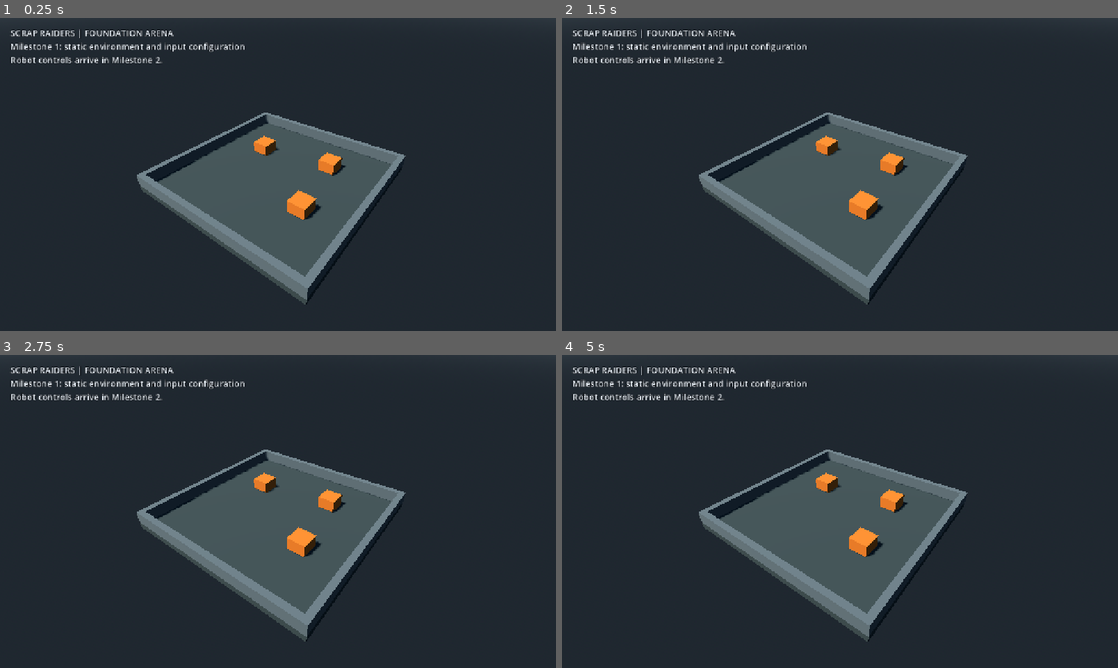
Above: before the commit, frames 1-4 (two rows, left to right).
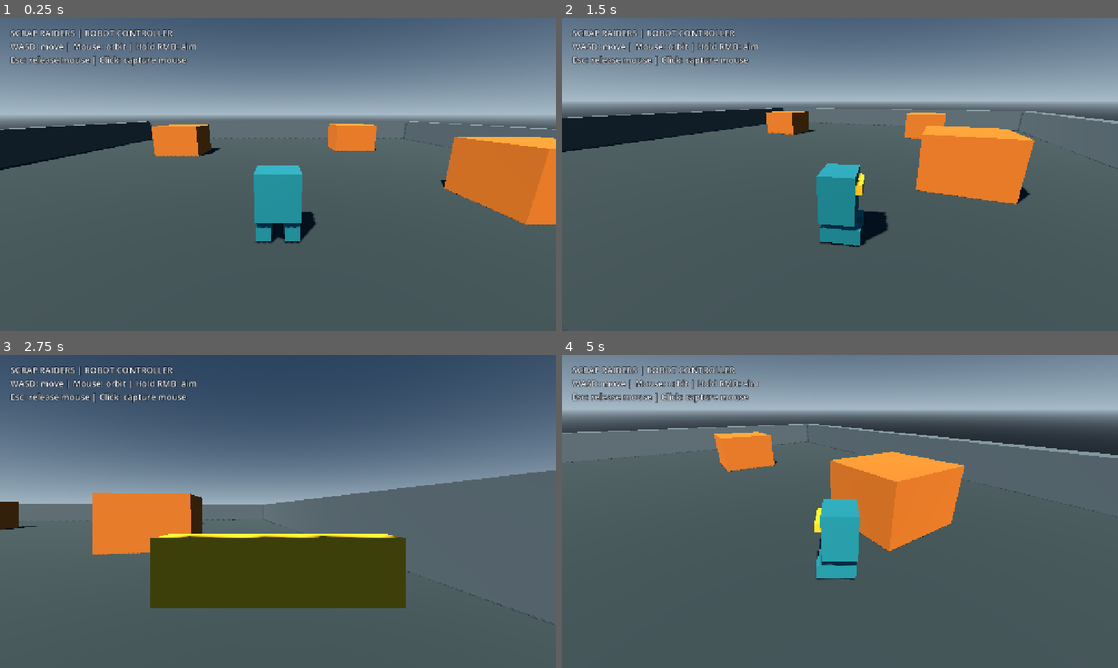
Above: after the commit, the same moments.

Repository: BadRobotXIII/scrap-raiders
Game: Godot game, scene res://scenes/levels/test_arena.tscn
The game is run twice, just before and just after one commit, with the same random seed, the same clock (stepped at 60 frames per second) and the same inputs.
Inputs (mouse positions are in pixels of both pictures, inside the frame that each line leads up to):
- Up to frame 1 (0.25 s): no input
- Up to frame 2 (1.5 s): tap Enter at 0.5 s; move the mouse to (962, 158) at 0.52 s; hold D (move_right) 0.53-1.28 s; hold Right mouse button (aim) 0.53-1.28 s; click (962, 158) at 0.67 s; move the mouse to (728, 190) at 1.27 s; hold S (move_backward) from 1.28 s (still down); right-click (728, 190) at 1.35 s; click (728, 190) at 1.42 s
- Up to frame 3 (2.75 s): move the mouse to (333, 442) at 2.02 s; release S (move_backward) at 2.03 s; hold D (move_right) from 2.03 s (still down); hold Right mouse button (aim) from 2.03 s (still down); click (333, 442) at 2.17 s
- Up to frame 4 (5 s): move the mouse to (812, 574) at 2.77 s; release D (move_right) at 2.78 s; release Right mouse button (aim) at 2.78 s; hold W (move_forward) 2.78-3.53 s; right-click (812, 574) at 2.85 s; click (812, 574) at 2.92 s; move the mouse to (1006, 558) at 3.52 s; hold Right mouse button (aim) 3.53-4.28 s; hold A (move_left) from 3.53 s (still down); click (1006, 558) at 3.67 s; tap Escape (pause) at 4.15 s; move the mouse to (673, 464) at 4.27 s; right-click (673, 464) at 4.35 s; click (673, 464) at 4.42 s

The runs differ from the first frame. In frame 1, 89% of the frame differs, in the area x 0-100%, y 0-100%; in frame 2, 89%; in frame 3, 96%; in frame 4, 92%.

Commit message:
Add robot movement and independent third-person camera

Diff:
--- a/scenes/levels/test_arena.tscn
+++ b/scenes/levels/test_arena.tscn
@@ -1,4 +1,6 @@
-[gd_scene load_steps=14 format=3]
+[gd_scene load_steps=15 format=3]
+
+[ext_resource type="PackedScene" path="res://scenes/player/robot.tscn" id="1_robot"]
 
 [sub_resource type="ProceduralSkyMaterial" id="SkyMaterial"]
 sky_top_color = Color(0.16, 0.25, 0.36, 1)
@@ -142,11 +144,8 @@
 [node name="Collision" type="CollisionShape3D" parent="Geometry/ObstacleC"]
 shape = SubResource("ObstacleShape")
 
-[node name="OverviewCamera" type="Camera3D" parent="."]
-position = Vector3(23, 27, 30)
-rotation_degrees = Vector3(-35.5, 37.5, 0)
-current = true
-fov = 60.0
+[node name="Robot" parent="." instance=ExtResource("1_robot")]
+position = Vector3(0, 0.1, 7)
 
 [node name="Overlay" type="CanvasLayer" parent="."]
 
@@ -156,7 +155,7 @@
 offset_right = 760.0
 offset_bottom = 110.0
 mouse_filter = 2
-text = "SCRAP RAIDERS | FOUNDATION ARENA
-Milestone 1: static environment and input configuration
-Robot controls arrive in Milestone 2."
+text = "SCRAP RAIDERS | ROBOT CONTROLLER
+WASD: move | Mouse: orbit | Hold RMB: aim
+Esc: release mouse | Click: capture mouse"
 label_settings = SubResource("OverlaySettings")
--- /dev/null
+++ b/scenes/player/robot.tscn
@@ -0,0 +1,81 @@
+[gd_scene load_steps=11 format=3]
+
+[ext_resource type="Script" path="res://scripts/player/robot_controller.gd" id="1"]
+[ext_resource type="Script" path="res://scripts/player/robot_input.gd" id="2"]
+[ext_resource type="Script" path="res://scripts/player/robot_camera.gd" id="3"]
+
+[sub_resource type="CapsuleShape3D" id="BodyShape"]
+radius = 0.55
+height = 1.8
+
+[sub_resource type="StandardMaterial3D" id="BodyMaterial"]
+albedo_color = Color(0.18, 0.65, 0.72, 1)
+metallic = 0.35
+roughness = 0.55
+
+[sub_resource type="BoxMesh" id="BodyMesh"]
+material = SubResource("BodyMaterial")
+size = Vector3(1.0, 1.1, 0.8)
+
+[sub_resource type="StandardMaterial3D" id="VisorMaterial"]
+albedo_color = Color(1, 0.8, 0.15, 1)
+
+[sub_resource type="BoxMesh" id="VisorMesh"]
+material = SubResource("VisorMaterial")
+size = Vector3(0.8, 0.22, 0.15)
+
+[sub_resource type="BoxMesh" id="FootMesh"]
+material = SubResource("BodyMaterial")
+size = Vector3(0.35, 0.35, 0.9)
+
+[sub_resource type="SphereShape3D" id="CameraShape"]
+radius = 0.22
+
+[node name="Robot" type="CharacterBody3D"]
+collision_layer = 2
+collision_mask = 1
+floor_snap_length = 0.25
+script = ExtResource("1")
+
+[node name="CollisionShape3D" type="CollisionShape3D" parent="."]
+position = Vector3(0, 0.9, 0)
+shape = SubResource("BodyShape")
+
+[node name="Input" type="Node" parent="."]
+script = ExtResource("2")
+
+[node name="Visuals" type="Node3D" parent="."]
+
+[node name="Body" type="MeshInstance3D" parent="Visuals"]
+position = Vector3(0, 1.05, 0)
+mesh = SubResource("BodyMesh")
+
+[node name="FrontVisor" type="MeshInstance3D" parent="Visuals"]
+position = Vector3(0, 1.3, -0.46)
+mesh = SubResource("VisorMesh")
+
+[node name="LeftFoot" type="MeshInstance3D" parent="Visuals"]
+position = Vector3(-0.32, 0.22, -0.08)
+mesh = SubResource("FootMesh")
+
+[node name="RightFoot" type="MeshInstance3D" parent="Visuals"]
+position = Vector3(0.32, 0.22, -0.08)
+mesh = SubResource("FootMesh")
+
+[node name="CameraRig" type="Node3D" parent="."]
+position = Vector3(0, 1.5, 0)
+script = ExtResource("3")
+
+[node name="Pitch" type="Node3D" parent="CameraRig"]
+rotation_degrees = Vector3(-15, 0, 0)
+
+[node name="SpringArm3D" type="SpringArm3D" parent="CameraRig/Pitch"]
+spring_length = 5.0
+margin = 0.15
+collision_mask = 1
+shape = SubResource("CameraShape")
+
+[node name="Camera3D" type="Camera3D" parent="CameraRig/Pitch/SpringArm3D"]
+current = true
+fov = 70.0
+near = 0.05
--- /dev/null
+++ b/scripts/player/robot_camera.gd
@@ -0,0 +1,34 @@
+class_name RobotCamera
+extends Node3D
+## Owns camera yaw/pitch; follows the body's translation through scene parenting.
+
+@export var mouse_sensitivity: float = 0.0025
+@export_range(-89.0, 0.0) var minimum_pitch_degrees: float = -60.0
+@export_range(0.0, 89.0) var maximum_pitch_degrees: float = 25.0
+
+@onready var pitch_pivot: Node3D = $Pitch
+@onready var spring_arm: SpringArm3D = $Pitch/SpringArm3D
+@onready var camera: Camera3D = $Pitch/SpringArm3D/Camera3D
+
+
+func _ready() -> void:
+	var robot := get_parent() as CharacterBody3D
+	spring_arm.add_excluded_object(robot.get_rid())
+	var input_adapter := robot.get_node("Input") as RobotInput
+	input_adapter.look_requested.connect(apply_look)
+
+
+func apply_look(relative_motion: Vector2) -> void:
+	rotation.y = wrapf(rotation.y - relative_motion.x * mouse_sensitivity, -PI, PI)
+	pitch_pivot.rotation.x = clampf(
+		pitch_pivot.rotation.x - relative_motion.y * mouse_sensitivity,
+		deg_to_rad(minimum_pitch_degrees), deg_to_rad(maximum_pitch_degrees)
+	)
+
+
+func movement_direction(intent: Vector2) -> Vector3:
+	return global_basis * Vector3(intent.x, 0.0, intent.y)
+
+
+func aim_direction() -> Vector3:
+	return -global_basis.z
--- /dev/null
+++ b/scripts/player/robot_controller.gd
@@ -0,0 +1,33 @@
+class_name RobotController
+extends CharacterBody3D
+## Sole owner of physical movement/velocity and the robot's visual facing.
+
+@export var move_speed: float = 7.0
+@export var acceleration: float = 45.0
+@export var braking: float = 60.0
+@export var turn_speed: float = 18.0
+
+@onready var input_adapter: RobotInput = $Input
+@onready var camera_rig: RobotCamera = $CameraRig
+@onready var visuals: Node3D = $Visuals
+
+
+func _physics_process(delta: float) -> void:
+	var direction := camera_rig.movement_direction(input_adapter.move_intent)
+	var target_velocity := direction * move_speed
+	var rate := acceleration if direction.length_squared() > 0.0 else braking
+	var horizontal := Vector2(velocity.x, velocity.z).move_toward(
+		Vector2(target_velocity.x, target_velocity.z), rate * delta
+	)
+	velocity.x = horizontal.x
+	velocity.z = horizontal.y
+	if not is_on_floor():
+		velocity += get_gravity() * delta
+	elif velocity.y < 0.0:
+		velocity.y = 0.0
+	move_and_slide()
+
+	var facing := camera_rig.aim_direction() if input_adapter.aim_intent else direction
+	if facing.length_squared() > 0.0001:
+		var target_yaw := atan2(-facing.x, -facing.z)
+		visuals.rotation.y = rotate_toward(visuals.rotation.y, target_yaw, turn_speed * delta)
--- /dev/null
+++ b/scripts/player/robot_input.gd
@@ -0,0 +1,42 @@
+class_name RobotInput
+extends Node
+## Translates devices into intent. Movement execution never reads Input directly.
+
+signal look_requested(relative_motion: Vector2)
+
+var move_intent: Vector2 = Vector2.ZERO
+var aim_intent: bool = false
+
+
+func _ready() -> void:
+	process_physics_priority = -20
+	Input.mouse_mode = Input.MOUSE_MODE_CAPTURED
+
+
+func _physics_process(_delta: float) -> void:
+	if Input.mouse_mode != Input.MOUSE_MODE_CAPTURED:
+		clear_intent()
+		return
+	move_intent = Input.get_vector("move_left", "move_right", "move_forward", "move_backward")
+	aim_intent = Input.is_action_pressed("aim")
+
+
+func _input(event: InputEvent) -> void:
+	if event.is_action_pressed("pause"):
+		Input.mouse_mode = Input.MOUSE_MODE_VISIBLE
+		clear_intent()
+	elif event is InputEventMouseButton and event.pressed:
+		Input.mouse_mode = Input.MOUSE_MODE_CAPTURED
+	elif event is InputEventMouseMotion and Input.mouse_mode == Input.MOUSE_MODE_CAPTURED:
+		look_requested.emit(event.screen_relative)
+
+
+func _notification(what: int) -> void:
+	if what == NOTIFICATION_APPLICATION_FOCUS_OUT:
+		Input.mouse_mode = Input.MOUSE_MODE_VISIBLE
+		clear_intent()
+
+
+func clear_intent() -> void:
+	move_intent = Vector2.ZERO
+	aim_intent = false
--- /dev/null
+++ b/tests/robot_controller_test.gd
@@ -0,0 +1,83 @@
+extends SceneTree
+## Integration checks using the actual arena, controller, and physics engine.
+
+var failures: int = 0
+
+
+func _initialize() -> void:
+	call_deferred("run")
+
+
+func check(condition: bool, description: String) -> void:
+	if not condition:
+		failures += 1
+		push_error(description)
+	else:
+		print("PASS: ", description)
+
+
+func frames(count: int) -> void:
+	for index in range(count):
+		await physics_frame
+		await process_frame
+
+
+func run() -> void:
+	var arena := load("res://scenes/levels/test_arena.tscn").instantiate() as Node3D
+	root.add_child(arena)
+	var robot := arena.get_node("Robot") as RobotController
+	var adapter := robot.input_adapter
+	adapter.set_physics_process(false)
+	adapter.set_process_input(false)
+	await frames(30)
+	check(robot.is_on_floor(), "Robot settles on arena floor")
+	check(absf(robot.position.y) < 0.05, "Capsule rests at floor height")
+
+	robot.camera_rig.rotation.y = PI / 2.0
+	var start := robot.position
+	adapter.move_intent = Vector2(0, -1)
+	await frames(30)
+	check(robot.position.x < start.x - 2.0, "W movement follows camera yaw")
+	check(absf(robot.position.z - start.z) < 0.1, "Camera-relative movement stays on intended axis")
+	adapter.clear_intent()
+	await frames(15)
+	check(Vector2(robot.velocity.x, robot.velocity.z).length() < 0.01, "Robot brakes promptly to rest")
+
+	robot.camera_rig.apply_look(Vector2(0, 100000))
+	check(is_equal_approx(robot.camera_rig.pitch_pivot.rotation.x, deg_to_rad(-60)), "Lower pitch limit enforced")
+	robot.camera_rig.apply_look(Vector2(0, -100000))
+	check(is_equal_approx(robot.camera_rig.pitch_pivot.rotation.x, deg_to_rad(25)), "Upper pitch limit enforced")
+	adapter.aim_intent = true
+	await frames(20)
+	check((-robot.visuals.global_basis.z).dot(robot.camera_rig.aim_direction()) > 0.999, "Stationary aiming faces camera direction")
+	adapter.move_intent = Vector2(0, 1)
+	await frames(15)
+	check((-robot.visuals.global_basis.z).dot(robot.camera_rig.aim_direction()) > 0.999, "Aiming keeps facing while moving backward")
+	check(is_equal_approx(robot.camera_rig.rotation.y, PI / 2.0), "Robot turning does not rotate the camera")
+
+	adapter.clear_intent()
+	robot.position = Vector3(0, 0.05, 13)
+	robot.velocity = Vector3.ZERO
+	robot.camera_rig.rotation.y = 0
+	robot.camera_rig.pitch_pivot.rotation.x = 0
+	adapter.move_intent = Vector2(0, 1)
+	await frames(60)
+	check(robot.position.z < 14.5 and robot.position.z > 14.0, "South boundary blocks robot movement")
+	check(robot.camera_rig.spring_arm.get_hit_length() < 2.0, "Spring arm retracts at arena wall")
+
+	adapter.clear_intent()
+	robot.position = Vector3(8, 0.05, 9)
+	robot.velocity = Vector3.ZERO
+	adapter.move_intent = Vector2(0, -1)
+	await frames(60)
+	check(robot.position.z > 6.9 and robot.position.z < 7.2, "Arena obstacle blocks robot movement")
+	adapter.clear_intent()
+	robot.position = Vector3(0, 0.05, 0)
+	robot.velocity = Vector3.ZERO
+	await frames(20)
+	check(robot.camera_rig.spring_arm.get_hit_length() > 4.9, "Spring arm returns to full length in clear space")
+
+	arena.queue_free()
+	await process_frame
+	print("Controller integration checks complete; failures: ", failures)
+	quit(0 if failures == 0 else 1)
Not shown, added: scripts/player/robot_camera.gd.uid
Not shown, added: scripts/player/robot_controller.gd.uid
Not shown, added: scripts/player/robot_input.gd.uid
Not shown, added: tests/robot_controller_test.gd.uid
